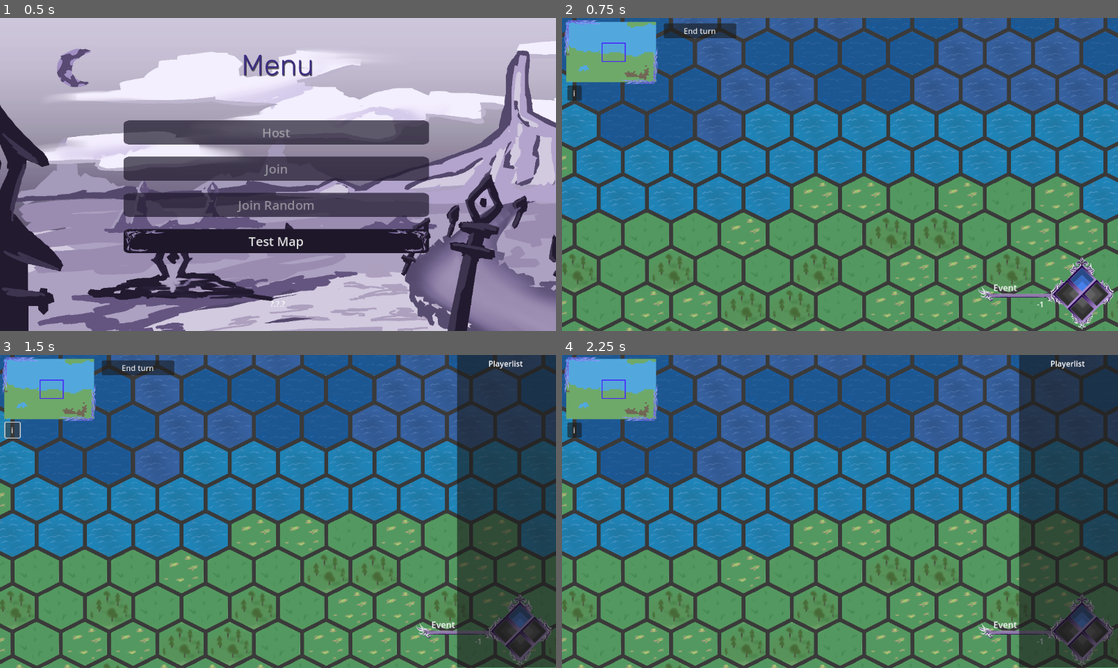
Above: before the commit, frames 1-4 (two rows, left to right).
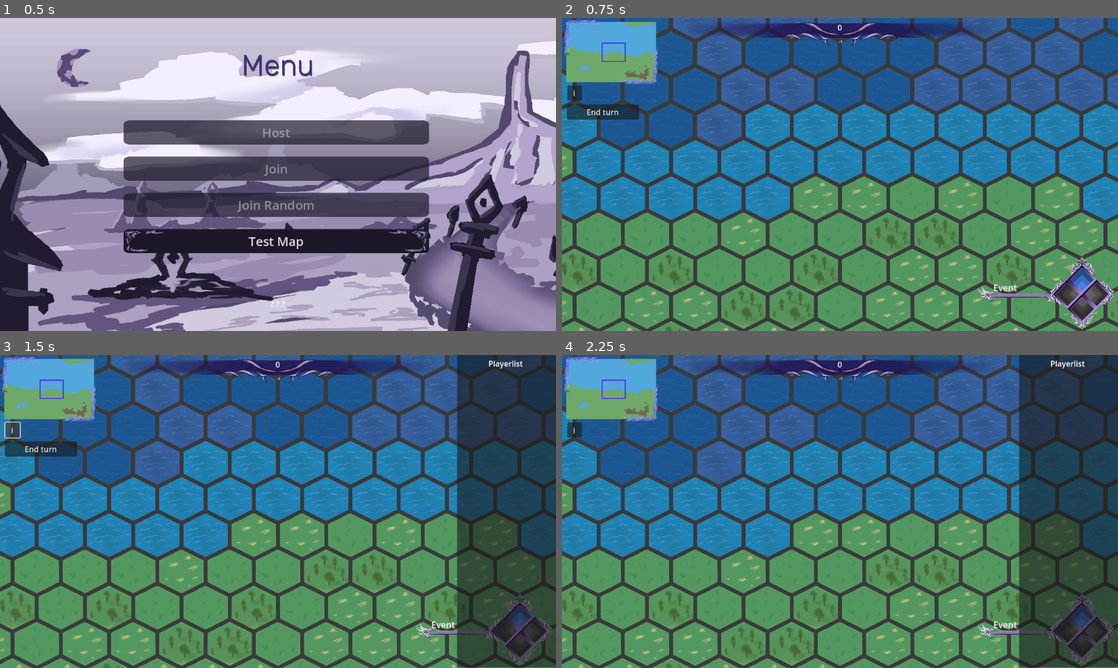
Above: after the commit, the same moments.

Repository: DragonCat4012/Shyv_Game
Game: Godot game, scene res://Scenes/menu.tscn
The game is run twice, just before and just after one commit, with the same random seed, the same clock (stepped at 60 frames per second) and the same inputs.
Inputs:
- Up to frame 1 (0.5 s): no input
- Up to frame 2 (0.75 s): click "Test Map" at 0.5 s
- Up to frame 3 (1.5 s): click "i" at 1.25 s
- Up to frame 4 (2.25 s): click "End turn" at 2 s

Frame 1 is identical in both runs. In frame 2, 2.7% of the frame differs, in the area x 0-87%, y 1-93%; in frame 3, 2.7%; in frame 4, 1.8%.
Error in both runs: Attempt to call function 'get_as_text' in base 'null instance' on a null instance. (res://Scenes/menu.gd:14)

Commit message:
Add ressource header

Diff:
--- a/Scenes/Game/MapScene.gd
+++ b/Scenes/Game/MapScene.gd
@@ -2,6 +2,7 @@
 
 @onready var peer_id =$Camera2D/Control/NameBox/PeerID
 @onready var name_box = $Camera2D/Control/NameBox
+@onready var phase_count = $Camera2D/Control/NameBox/PhaseCount
 
 # Tile Info
 @onready var tile_info_panel = $Camera2D/Control/TileInfo
@@ -31,7 +32,7 @@
 		peer_id.text = GamManager.ownNation.name
 		peer_id.add_theme_color_override("font_color", GamManager.ownNation.color)
 	if GamManager.isHost:
-		name_box.visible = false
+		peer_id.visible = false
 
 	# Default hide
 	event_options_scene.visible = false
@@ -86,6 +87,7 @@
 
 func _on_update_game_phase(phase: int):
 	game_phases_scene.update_to_phase(phase)
+	phase_count.text = str(GamManager.phaseCount)
 
 	if phase == 1: # Handle event selection
 		turn_view._toggle_disabeld(true)
--- a/Scenes/Game/map.tscn
+++ b/Scenes/Game/map.tscn
@@ -14,6 +14,7 @@
 [ext_resource type="Texture2D" uid="uid://dgtgp651xlux" path="res://Graphics/Overlays/title.png" id="8_lbnwj"]
 [ext_resource type="Script" path="res://Scenes/Game/Minimap.gd" id="11_u4x2y"]
 [ext_resource type="PackedScene" uid="uid://wkjaytqbg2uo" path="res://Scenes/Overlays/TileInfo.tscn" id="14_upk7o"]
+[ext_resource type="Texture2D" uid="uid://ctotlm6n3l6c7" path="res://Graphics/Overlays/header.png" id="15_qsulq"]
 
 [sub_resource type="Gradient" id="Gradient_6mp1p"]
 interpolation_mode = 1
@@ -64,13 +65,20 @@
 offset_right = 578.0
 offset_bottom = 324.0
 
-[node name="EventOptions" parent="Camera2D/Control" instance=ExtResource("4_6jsjd")]
-visible = false
-layout_mode = 0
-
-[node name="EventDialogueScene" parent="Camera2D/Control" instance=ExtResource("5_ab5be")]
-visible = false
-layout_mode = 1
+[node name="Header" type="Control" parent="Camera2D/Control"]
+anchors_preset = 0
+offset_top = 7.0
+offset_right = 40.0
+offset_bottom = 47.0
+
+[node name="TextureRect" type="TextureRect" parent="Camera2D/Control/Header"]
+layout_mode = 0
+offset_top = -9.0
+offset_right = 1726.0
+offset_bottom = 82.0
+scale = Vector2(0.666793, 0.666793)
+texture = ExtResource("15_qsulq")
+stretch_mode = 4
 
 [node name="GamePhasesScene" parent="Camera2D/Control" instance=ExtResource("4_v3vhx")]
 position = Vector2(860, 494)
@@ -98,13 +106,27 @@
 layout_mode = 1
 anchors_preset = 10
 anchor_right = 1.0
-offset_left = 112.0
-offset_top = -18.0
-offset_right = -32.0
-offset_bottom = 5.0
-grow_horizontal = 2
+offset_left = -218.0
+offset_top = -558.0
+offset_right = -429.0
+offset_bottom = -542.0
+grow_horizontal = 2
+theme_override_font_sizes/font_size = 8
 text = "-1"
-horizontal_alignment = 2
+horizontal_alignment = 1
+vertical_alignment = 1
+
+[node name="PhaseCount" type="Label" parent="Camera2D/Control/NameBox"]
+layout_mode = 1
+anchors_preset = 10
+anchor_right = 1.0
+offset_left = -219.0
+offset_top = -591.0
+offset_right = -432.0
+offset_bottom = -568.0
+grow_horizontal = 2
+text = "0"
+horizontal_alignment = 1
 vertical_alignment = 1
 
 [node name="PlayerListScene" parent="Camera2D/Control" instance=ExtResource("5_u20ln")]
@@ -121,10 +143,10 @@
 text = "i"
 
 [node name="TurnView" parent="Camera2D/Control" instance=ExtResource("6_nh4wk")]
-offset_left = 210.0
-offset_top = 12.0
-offset_right = 210.0
-offset_bottom = 12.0
+offset_left = 9.0
+offset_top = 180.0
+offset_right = 9.0
+offset_bottom = 180.0
 
 [node name="SubViewportContainer" type="SubViewportContainer" parent="Camera2D/Control"]
 layout_mode = 0
@@ -195,5 +217,13 @@
 
 [node name="TileInfo" parent="Camera2D/Control" instance=ExtResource("14_upk7o")]
 
+[node name="EventOptions" parent="Camera2D/Control" instance=ExtResource("4_6jsjd")]
+visible = false
+layout_mode = 0
+
+[node name="EventDialogueScene" parent="Camera2D/Control" instance=ExtResource("5_ab5be")]
+visible = false
+layout_mode = 1
+
 [connection signal="gui_input" from="Camera2D/Control" to="." method="_on_control_gui_input"]
 [connection signal="pressed" from="Camera2D/Control/PlayerListButton" to="." method="_on_player_list_button_pressed"]
--- a/Scenes/Overlays/PhaseManager.gd
+++ b/Scenes/Overlays/PhaseManager.gd
@@ -36,11 +36,13 @@
 
 @rpc("authority", "reliable")
 func on_phase_update(phase):
+	if phase == 1 and GamManager.currentPhase == 4: # new cycle
+		GamManager.phaseCount += 1
+
 	GamManager.currentPhase = phase
 	EventSystem.PHASE_UPDATED.emit(phase)
 	GamManager.hasEndedTurn = false
 	GamManager.endedTurnNations = []
-
 
 # NOTE: Events
 @rpc("authority", "reliable")
--- a/Scenes/Overlays/TileInfo.gd
+++ b/Scenes/Overlays/TileInfo.gd
@@ -25,6 +25,7 @@
 	selected_tile_position = pos
 	selected_tile = null
 	owner_actions.visible = false
+	upgrade_button.disabled = true
 
 	var nation = GamManager.get_nation_to_tile(pos)
 	var building = GamManager.get_buildTile_from_pos(pos)
@@ -41,12 +42,8 @@
 			selected_tile = GamManager.get_buildTile_from_pos(selected_tile_position)
 			if selected_tile: # Owner Actions
 				if GamManager.currentPhase == 2:
-					if selected_tile.building.currentLevel == 5:
-						upgrade_button.disabled = true
-					else:
+					if selected_tile.building.currentLevel != 5:
 						upgrade_button.disabled = false
-				else:
-					upgrade_button.disabled = false
 			panel.position.y = y_position_action
 			owner_actions.visible = true
 		else:
--- a/Scenes/Overlays/TileInfo.tscn
+++ b/Scenes/Overlays/TileInfo.tscn
@@ -13,6 +13,7 @@
 script = ExtResource("1_pa6u1")
 
 [node name="TileInfoPanel" type="Panel" parent="."]
+layout_mode = 0
 offset_left = -2.0
 offset_top = 442.0
 offset_right = 277.0
Binary file added: Graphics/Overlays/header.png
Not shown, added: Graphics/Overlays/header.png.import
Not shown: 1 places in Scenes/Game/map.tscn that only renumber resources
